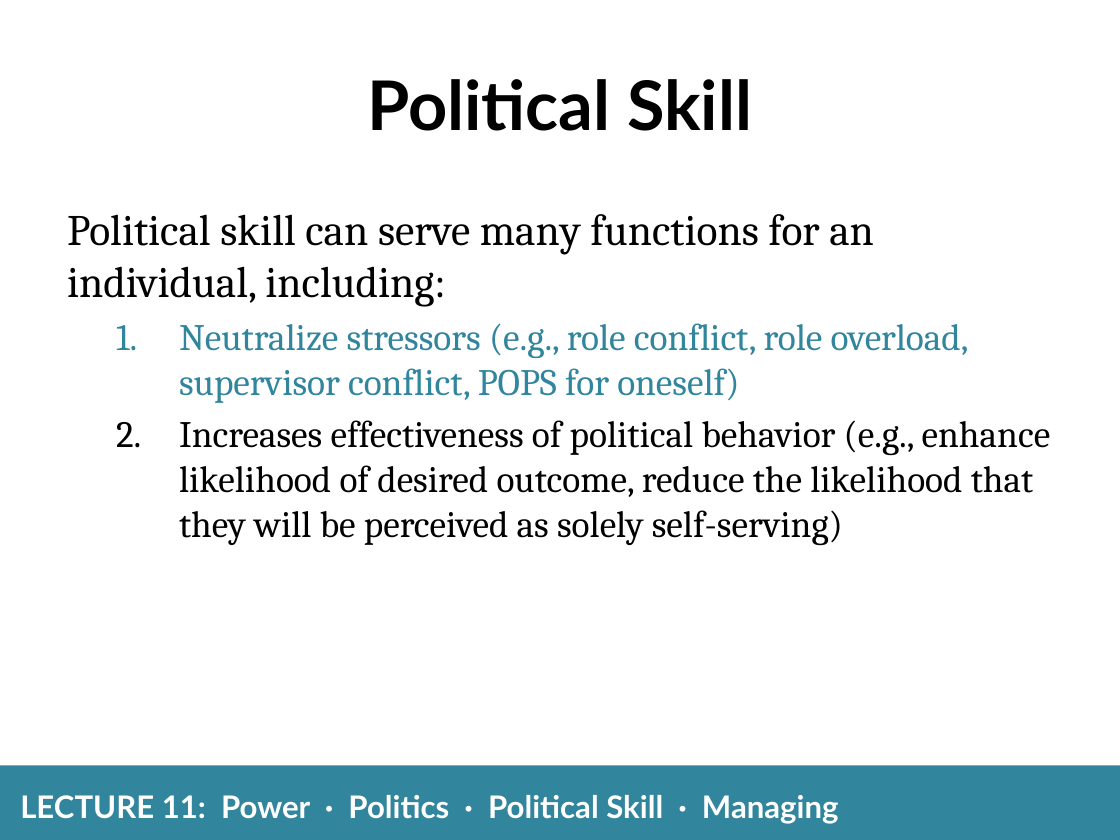
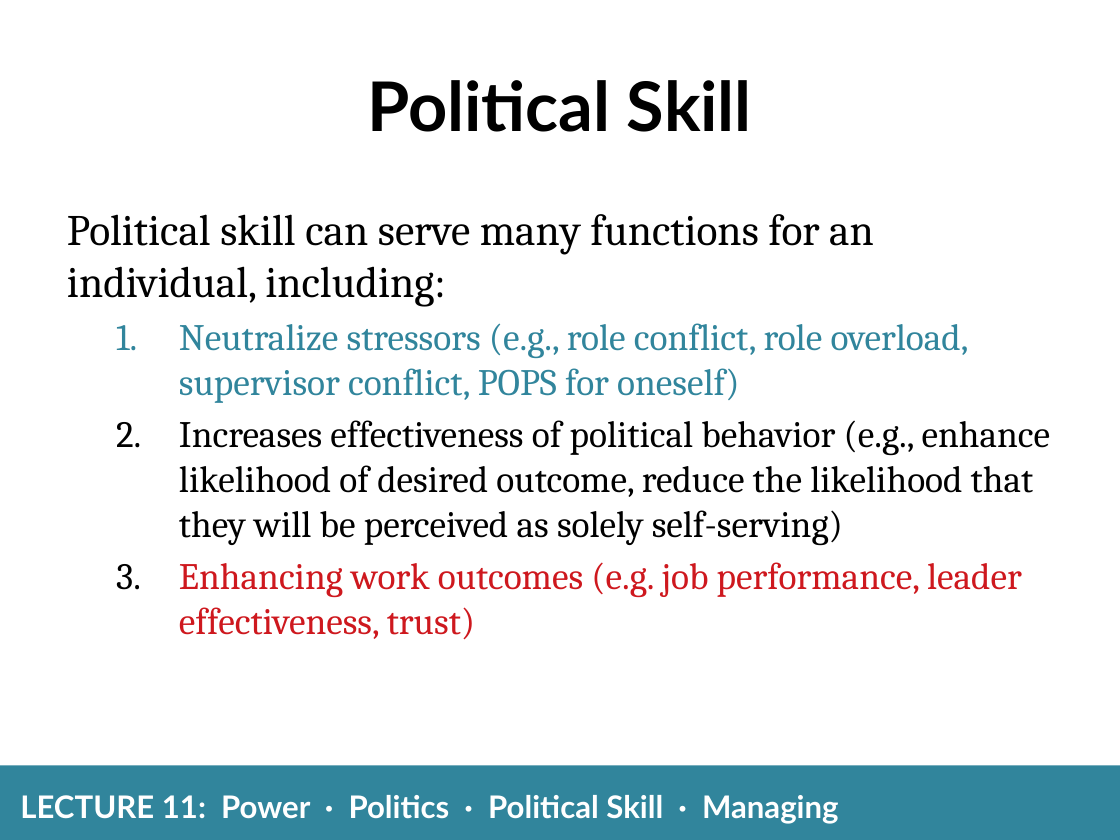
Before and after one commit to joe-didomenico/HRM360, a slide deck: slide 34 of PowerPoints/Lectures 11 - Power and Politics (Spring 2019)+notes.pptx. Drawn at 1120x840 pixels with LibreOffice and Linux fonts; fonts in the diff are those of the drawing. Boxes give left, top, right and bottom in pixels: in the first picture for what was removed or moved away, otherwise in the second. Text is boxed around its words. In the diff, an @@ line names an element or a change of style, - is before the commit and + after.

```diff
--- a/PowerPoints/Lectures 11 - Power and Politics (Spring 2019)+notes.pptx
+++ b/PowerPoints/Lectures 11 - Power and Politics (Spring 2019)+notes.pptx
@@ text at (x1=179, y1=562, x2=1022, y2=639): paragraph added @@
+  3. Enhancing work outcomes (e.g. job performance, leader effectiveness, trust)
```
Also in this commit, not shown: 6 other slides changed, 8 other files.
